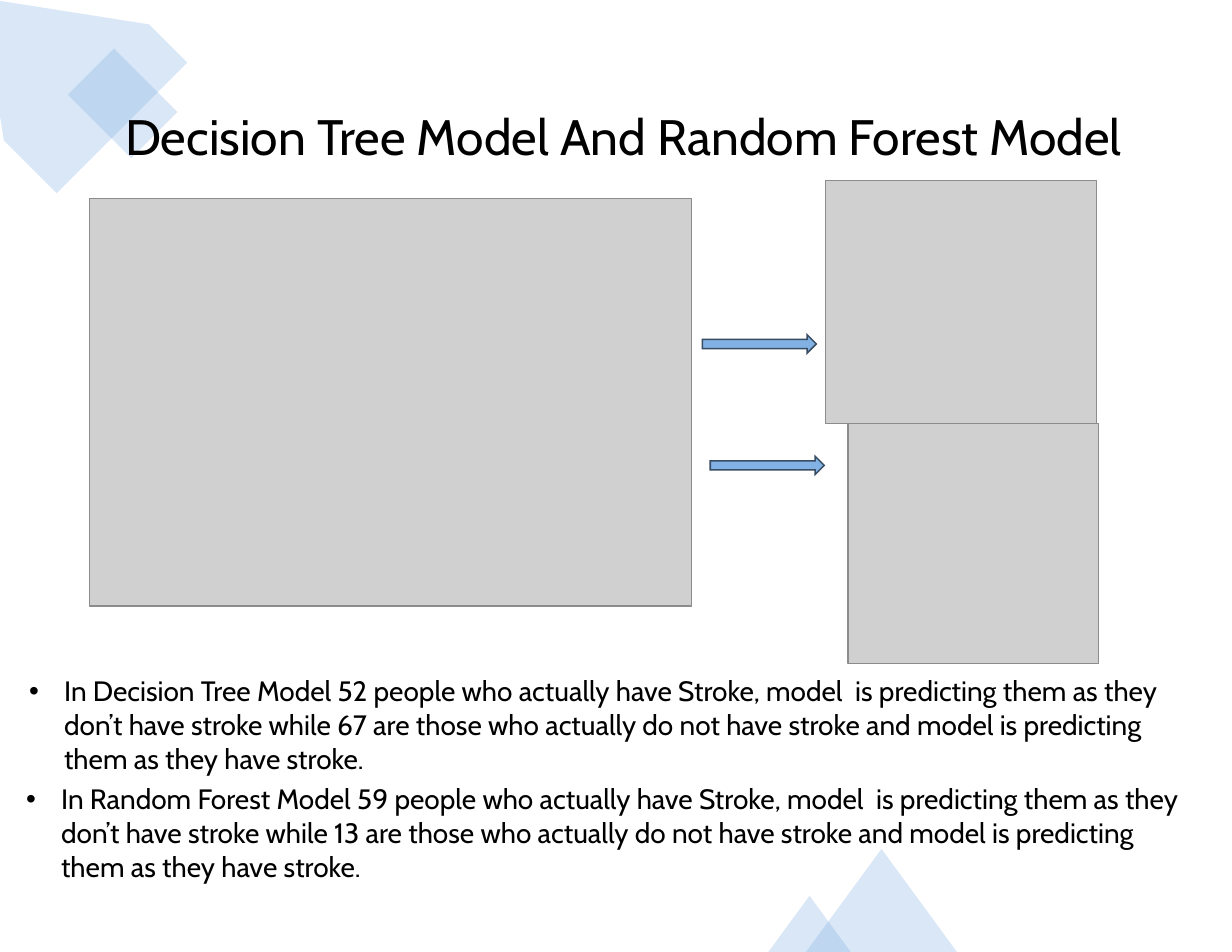
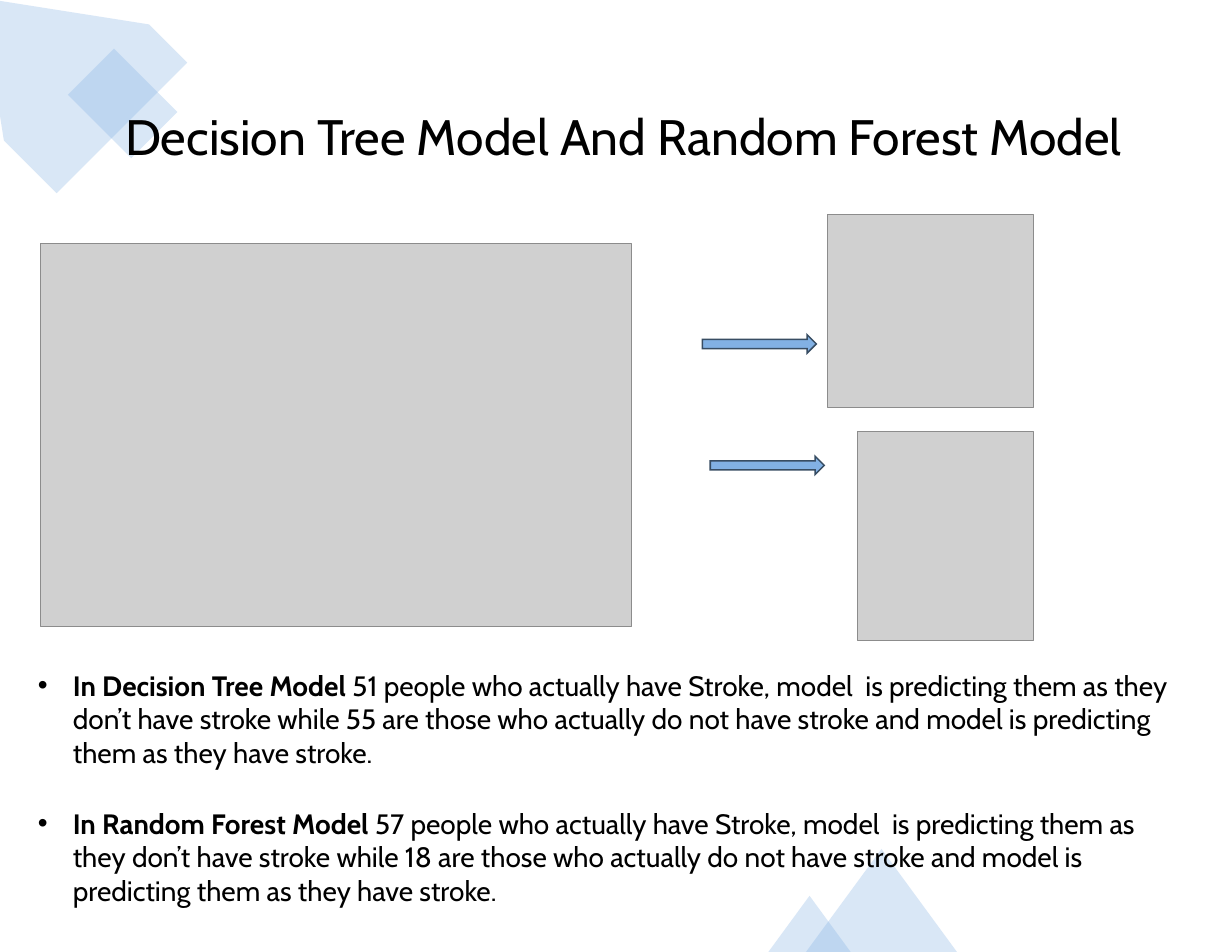
Before and after one commit to jojoalva/Stroke-Project-4, a slide deck: slide 16 of Presentation/Project4_presentation_draft.pptx. Drawn at 1232x952 pixels with LibreOffice and Linux fonts; fonts in the diff are those of the drawing; grey boxes stand for pictures. Boxes give left, top, right and bottom in pixels: in the first picture for what was removed or moved away, otherwise in the second. Text is boxed around its words. In the diff, an @@ line names an element or a change of style, - is before the commit and + after.

```diff
--- a/Presentation/Project4_presentation_draft.pptx
+++ b/Presentation/Project4_presentation_draft.pptx
@@ picture: place and size @@
-picture at box(825, 180, 1096, 423)
+picture at box(828, 214, 1033, 408)
@@ picture: place and size @@
-picture at box(90, 198, 691, 606)
+picture at box(41, 244, 632, 627)
@@ picture: place and size @@
-picture at box(848, 423, 1099, 664)
+picture at box(858, 432, 1034, 641)
@@ text at box(73, 675, 1167, 770): text changed @@
-• In Decision Tree Model 52 people who actually have Stroke, model is predicting them as they don’t have stroke while 67 are those who actually do not have stroke and model is predicting them as they have stroke.
+• In Decision Tree Model 51 people who actually have Stroke, model is predicting them as they don’t have stroke while 55 are those who actually do not have stroke and model is predicting them as they have stroke.
@@ text at box(73, 813, 1135, 907): text changed @@
-• In Random Forest Model 59 people who actually have Stroke, model is predicting them as they don’t have stroke while 13 are those who actually do not have stroke and model is predicting them as they have stroke.
+• In Random Forest Model 57 people who actually have Stroke, model is predicting them as they don’t have stroke while 18 are those who actually do not have stroke and model is predicting them as they have stroke.
```
Also in this commit, not shown: 4 other slides changed, 2 slides added, 3 slides removed, 4 other files.
